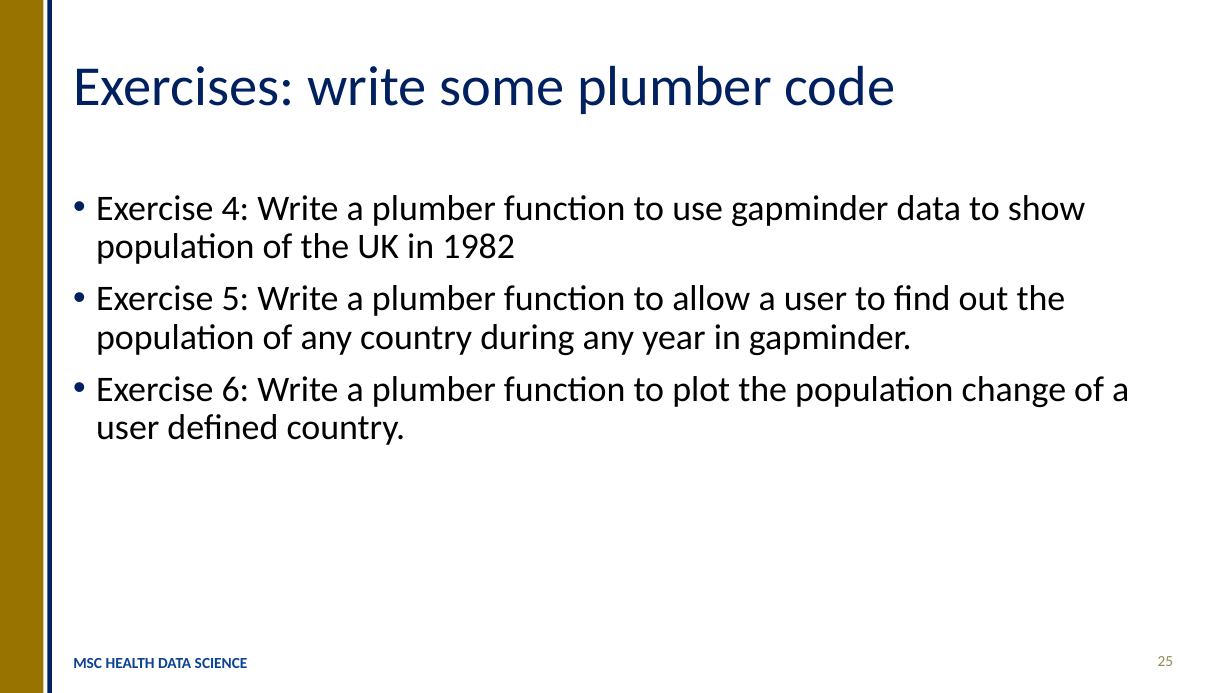
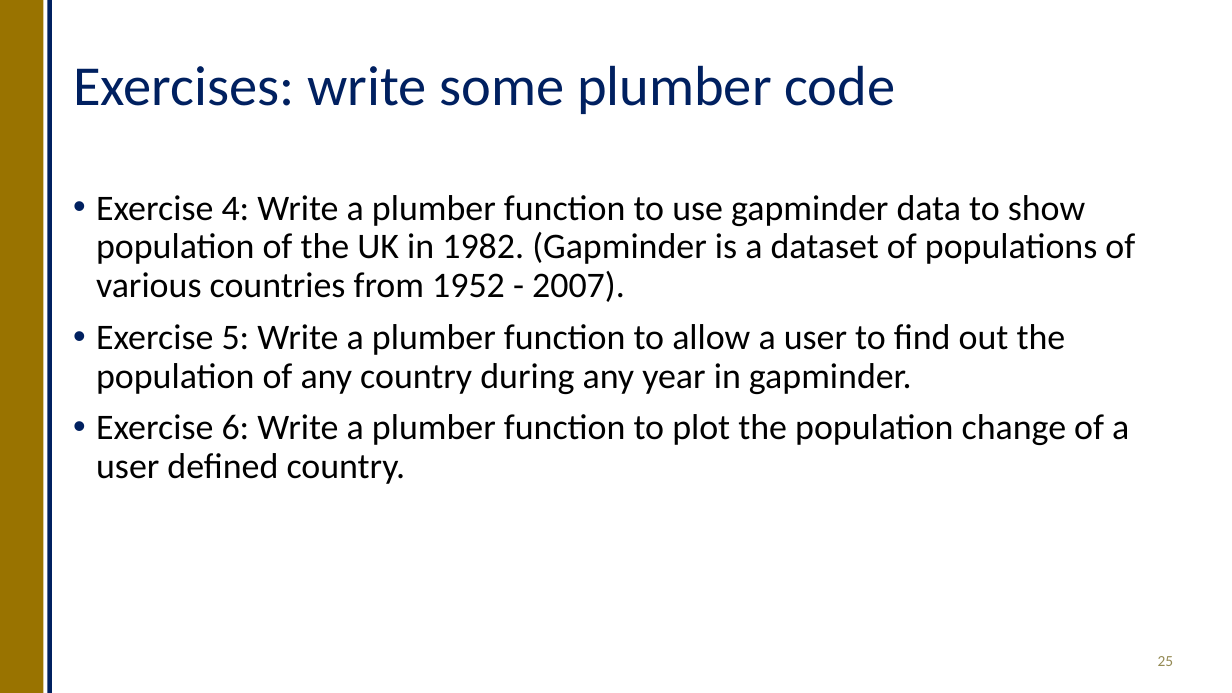
Before and after one commit to OllyButters/HDS-plumber, a slide deck: slide 25 of api_plumber_slides.pptx. Drawn at 1232x693 pixels with LibreOffice and Linux fonts; fonts in the diff are those of the drawing. Boxes give left, top, right and bottom in pixels: in the first picture for what was removed or moved away, otherwise in the second. Text is boxed around its words. In the diff, an @@ line names an element or a change of style, - is before the commit and + after.

Commit message:
updated slides

```diff
--- a/api_plumber_slides.pptx
+++ b/api_plumber_slides.pptx
@@ text at (96, 195, 1135, 302): text changed @@
-• Exercise 4: Write a plumber function to use gapminder data to show population of the UK in 1982
+• Exercise 4: Write a plumber function to use gapminder data to show population of the UK in 1982. (Gapminder is a dataset of populations of various countries from 1952 - 2007).
@@ text removed at (73, 658, 248, 668) @@
-MSC HEALTH DATA SCIENCE
```
Also in this commit, not shown: 23 other slides changed, 2 slides added, 2 slides removed, 1 other file.
